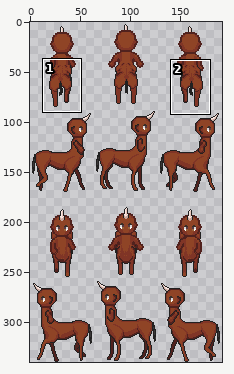
Edited in one commit: sprite sheet (sprite/creature/centaur/PNG/64x85/centaur-m-brown.png). Above, an overview of the earlier version with the close-up marked.
Close-up. The starting point:
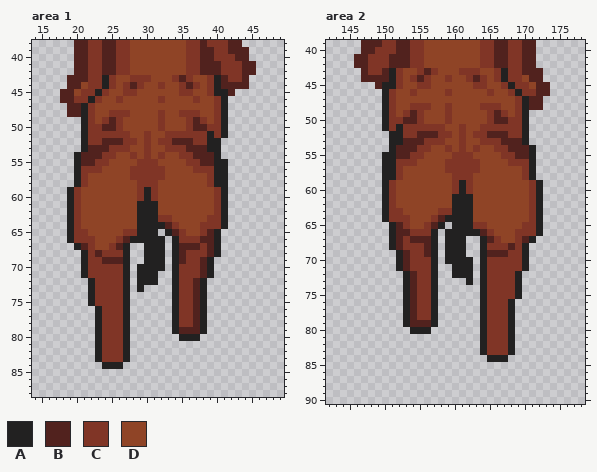
The file is 192x340 pixels. Shown: area 1: x 14..49, y 38..88; area 2: x 142..178, y 39..90.
Palette (. is transparent): A #222121  B #51221e  C #803526  D #8f4426
Pixels before, area 1, first column x 18:
38 ..BBCCBBCCDDDDDDDDCCBCCCBB..
39 ..BBCCBBCCDDDDDDDDCCBBCCBBB.
40 ..BBCCBBCCDDDDDDDDCCBBCCCBB.
41 ..BBCCBBCCDDDDDDDDCCBBBCCCBB
42 ..BBCCBBCCDDDDDDDDCCBBBCCCBB
43 .BBBCCACDDCCCDDDCBCDDCABCCB.
44 .BBDCCACDCBCDDCDDCBCDCABBBB.
45 BBDCCACDDCCDDDDDDCCDDCAAB...
46 BBCCACDDCDDDDDCDDDDCDDCA....
47 .BBACDDDDDDDDDDDDDDDDDCA....
48 .BBACDDCCCDDDDCDDCCCDDCA....
49 ...ACDCBCDDDDDCDDDCBCDCA....
50 ...ACCBBCDDDDDCDDDCBBCCA....
51 ...ACCCCCCDDCDDCCCCCCACA....
52 ...ACCBBBCCDCDCCBBBCCAA.....
53 ...ABBBCCCDDCDDCCCBBBAA.....
54 ..ABBBCCDDCDCDCDDCCBBBA.....
55 ..ABBCCDDDDCCCDDDDCCBBAA....
56 ..ACCCDDDDCCCCCDDDDCCCAA....
57 ..ACDDDDDDCCCCCDDDDDDCAA....
58 ..ACDDDDDDDCCCDDDDDDDCAA....
59 .ACDDDDDDDDCACDDDDDDDDCA....
60 .ACDDDDDDDDCACDDDDDDDDCA....
61 .ACDDDDDDDDAAADDDDDDDDCA....
62 .ACDDDDDDDDAAADDDDDDDDCA....
63 .ACDDDDDDDDAAACCDDDDDCCA....
64 .ACDDDDDDDDAAAABCDDDCCCA....
65 .ACCDDDDDCCAAA.ABCDDCBA.....
66 .ACCCDDDCBAAAAA.ACCCBBA.....
67 ..ABCDDCBA..AAA.ABBBCBA.....
68 ...ACBCCCA..AAA.ABCCCBA.....
69 ...ACCBBBA..AAA.ABCCBA......
70 ...ACCCCCA.AAAA.ACCCBA......
71 ...ACCCCCA.AAA..ACCCBA......
72 ....ACCCCA.AAA..ACCBA.......
73 ....ACCCCA.A....ACCBA.......
74 ....ACCCCA......ACCBA.......
75 ....ACCCCA......ACCBA.......
76 .....ACCCA......ACCBA.......
77 .....ACCCA......ACCBA.......
78 .....ACCCA......ACCBA.......
79 .....ACCCA......ABBBA.......
80 .....ACCCA.......AAA........
81 .....ACCCA..................
82 .....ACCCA..................
83 .....ACCCA..................
84 ......AAA...................
Pixels before, area 2, first column x 146:
39 .BBBCCBBCCDDDDDDDDCCBBCCBB..
40 .BBCCCBBCCDDDDDDDDCCBBCCBB..
41 BBCCCBBBCCDDDDDDDDCCBBCCBB..
42 BBCCCBBBCCDDDDDDDDCCBBCCBB..
43 .BCCBACDDCBCDDDCCCDDCACCBBB.
44 .BBBBACDCBCDDCDDCBCDCACCDBB.
45 ...BAACDDCCDDDDDDCCDDCACCDBB
46 ....ACDDCDDDDCDDDDDCDDCACCBB
47 ....ACDDDDDDDDDDDDDDDDDCABB.
48 ....ACDDCCCDDCDDDDCCCDDCABB.
49 ....ACDCBCDDDCDDDDDCBCDCA...
50 ....ACCBBCDDDCDDDDDCBBCCA...
51 ....ACACCCCCCDDCDDCCCCCCA...
52 .....AACCBBBCCDCDCCBBBCCA...
53 .....AABBBCCCDDCDDCCCBBBA...
54 .....ABBBCCDDCDCDCDDCCBBBA..
55 ....AABBCCDDDDCCCDDDDCCBBA..
56 ....AACCCDDDDCCCCCDDDDCCCA..
57 ....AACDDDDDDCCCCCDDDDDDCA..
58 ....AACDDDDDDDCCCDDDDDDDCA..
59 ....ACDDDDDDDDCACDDDDDDDDCA.
60 ....ACDDDDDDDDCACDDDDDDDDCA.
61 ....ACDDDDDDDDAAADDDDDDDDCA.
62 ....ACDDDDDDDDAAADDDDDDDDCA.
63 ....ACCDDDDDCCAAADDDDDDDDCA.
64 ....ACCCDDDCBAAAADDDDDDDDCA.
65 .....ABCDDCBA.AAACCDDDDDCCA.
66 .....ABBCCCA.AAAAABCDDDCCCA.
67 .....ABCBBBA.AAA..ABCDDCBA..
68 .....ABCCCBA.AAA..ACCCBCA...
69 ......ABCCBA.AAA..ABBBCCA...
70 ......ABCCCA.AAAA.ACCCCCA...
71 ......ABCCCA..AAA.ACCCCCA...
72 .......ABCCA..AAA.ACCCCA....
73 .......ABCCA....A.ACCCCA....
74 .......ABCCA......ACCCCA....
75 .......ABCCA......ACCCCA....
76 .......ABCCA......ACCCA.....
77 .......ABCCA......ACCCA.....
78 .......ABCCA......ACCCA.....
79 .......ABBBA......ACCCA.....
80 ........AAA.......ACCCA.....
81 ..................ACCCA.....
82 ..................ACCCA.....
83 ..................ACCCA.....
84 ...................AAA......
Now the later version:
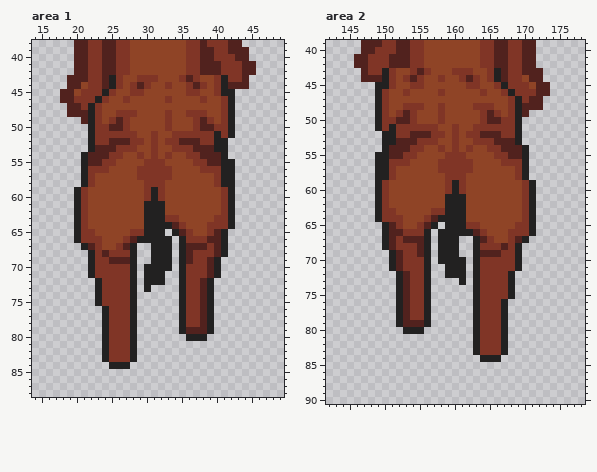
Commit: Centaur sprite: Adjust horse position in N-facing frames
Difference:
Changed rows in their new state; - is an unchanged pixel.
Area 1:
first column x 19:
43 -----BAC-D--C--DCBC-DCA-
44 -----BACDCBC-DC-DCBCDCA-
45 ----CAC-D-C-----D-C-DC-A
46 ---CAC-DC----DC---DC-DCA
47 --CAC----------------DCA
48 --BAC-D--C---DC-D--C-DCA
49 --BACDCBC----DC--DCBCDCA
50 --.A-C-BC----DC--DC-B-CA
51 --.A-----C-DC-D-----CACA
52 --.A-C--B-CDCD-C--B-C-A-
53 --.A--B--C-DC-D--C--B-A-
54 -.A--B-C-DCDCDC-D-C--BA-
55 -.A-B-C---D--C---D-C-B-A
56 -.A--C---D----C---D--C-A
57 -.AC-----D----C-----DC-A
58 -.AC------D--C------DC-A
59 .AC-------DCAC-------DCA
60 .AC-------DCAC-------DCA
61 .AC-------D--A-------DCA
62 .AC-------D--A-------DCA
63 .AC-------D--A-C----D-CA
64 .AC-------D---ABC--D--CA
65 .A-C----D-C--A.ABC-DCBA-
66 .A--C--DCB----A.A--C-BA-
67 -.ABC-DCBA-.--A.A--BCBA-
68 --.ACB--CA-.--A.AB--CBA-
69 --.A-C--BA-.--A.AB-CBA--
70 --.A----CA.---A.A--CBA--
71 --.A----CA.--A-.A--CBA--
72 ---.A---CA.--A-.A-CBA---
73 ---.A---CA.A---.A-CBA---
74 ---.A---CA-----.A-CBA---
75 ---.A---CA-----.A-CBA---
76 ----.A--CA-----.A-CBA---
77 ----.A--CA-----.A-CBA---
78 ----.A--CA-----.A-CBA---
79 ----.A--CA-----.A--BA---
80 ----.A--CA------.--A----
81 ----.A--CA--------------
82 ----.A--CA--------------
83 ----.A--CA--------------
84 -----.--A---------------
Area 2:
first column x 149:
43 -ACD-CBCD--C--D-CAB-----
44 -ACDCBCD-CD-CBCDCAB-----
45 A-CD-C-D-----C-D-CAC----
46 ACD-CD---CD----CD-CAC---
47 ACD----------------CAC--
48 ACD-C--D-CD---C--D-CAB--
49 ACDCBCD--CD----CBCDCAB--
50 AC-B-CD--CD----CB-C-A.--
51 ACAC-----D-CD-C-----A.--
52 -A-C-B--C-DCDC-B--C-A.--
53 -A-B--C--D-CD-C--B--A.--
54 -AB--C-D-CDCDCD-C-B--A.-
55 A-B-C-D---C--D---C-B-A.-
56 A-C--D---C----D---C--A.-
57 A-CD-----C----D-----CA.-
58 A-CD------C--D------CA.-
59 ACD-------CACD-------CA.
60 ACD-------CACD-------CA.
61 ACD-------A--D-------CA.
62 ACD-------A--D-------CA.
63 AC-D----C-A--D-------CA.
64 AC--D--CBA---D-------CA.
65 -ABCD-CBA.A--C-D----C-A.
66 -AB-C--A.A----BCD--C--A.
67 -ABCB--A.A--.-ABCD-CBA.-
68 -ABC--BA.A--.-AC--BCA.--
69 --ABC-BA.A--.-AB--C-A.--
70 --ABC--A.A---.AC----A.--
71 --ABC--A.-A--.AC----A.--
72 ---ABC-A.-A--.AC---A.---
73 ---ABC-A.---A.AC---A.---
74 ---ABC-A.-----AC---A.---
75 ---ABC-A.-----AC---A.---
76 ---ABC-A.-----AC--A.----
77 ---ABC-A.-----AC--A.----
78 ---ABC-A.-----AC--A.----
79 ---AB--A.-----AC--A.----
80 ----A--.------AC--A.----
81 --------------AC--A.----
82 --------------AC--A.----
83 --------------AC--A.----
84 ---------------A--.-----
Pixel boxes of the changes (left, top, right, bottom) in both close-ups:
changed: (67, 75, 235, 369)
changed: (375, 68, 543, 362)
